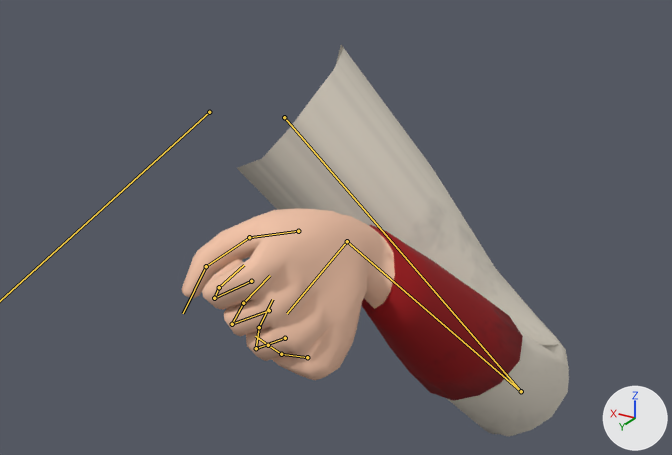
The FBX model Game/res/assets/models/Animation/Character/LeftArm.fbx, before and after one commit.
Before and after are seen from a camera (50 mm lens) standing at (-45.9, 58.1, 18.3) and looking at (-15.4, 7.2, -7.2). Arrows for +X, +Y and +Z are at lower right; the lights stay in place. Both versions are drawn at frame 44 of the action 'Armature|PiraxUse_L'; the numbers are the values there. The bones that bend it are drawn over the model as lines.
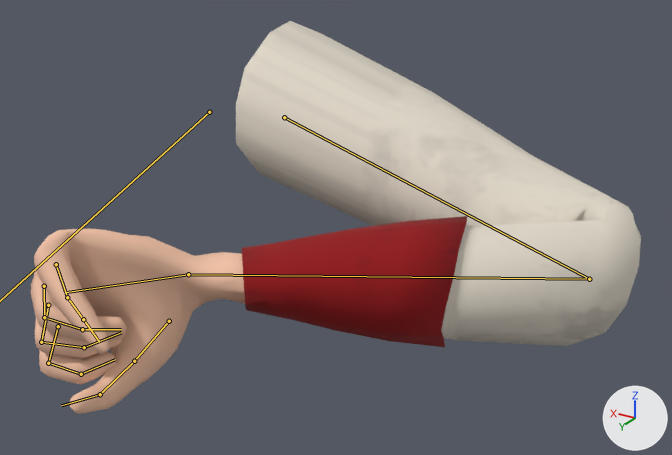
What differs and where, as boxes [x1, y1, x2, y2] in the pictures (672 x 455 px):
'Cube.003', posed (57% wider)
    before: [182, 45, 569, 437]
    after: [31, 21, 641, 413]
bone 'L_UpperArm', root to tip
    before: (284, 117) to (521, 391)
    after: (284, 117) to (589, 279)
bone 'L_Forearm', root to tip
    before: (521, 391) to (347, 241)
    after: (589, 279) to (188, 274)
bone 'L_Hand', root to tip
    before: (347, 241) to (287, 313)
    after: (188, 274) to (65, 292)
bone 'L_Thumb', root to tip
    before: (298, 231) to (249, 237)
    after: (169, 321) to (134, 361)

The change in detail:
Bone 'L_UpperArm' (bone_l_upperarm) turns from (-37, 3, 50) to (0, 47, 64) degrees about its own x, y and z.
Bone 'L_Forearm' (bone_l_forearm) turns from (93, 18, -21) to (103, 11, 34) degrees about its own x, y and z.
Bone 'L_Hand' (bone_l_hand) turns from (-52, -7, -25) to (-21, 56, -27) degrees about its own x, y and z.
Bone 'L_Thumb' (bone_l_thumb) turns from (-5, 1, -8) to (-9, 0, -10) degrees about its own x, y and z.
